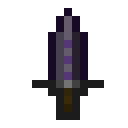
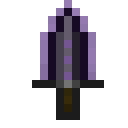
Revision of a layered w=128, h=128 image; what changed, layer by layer:
added layer "Layer 4" (68%) above "Layer 4 copy" over 40, 0, 96, 80
"Layer 3": opacity 78% → 80% over 64, 40, 72, 80
added layer "Layer 2 copy" above "Layer 2" over 40, 8, 96, 96
hid "Layer 2" over 40, 8, 96, 96
